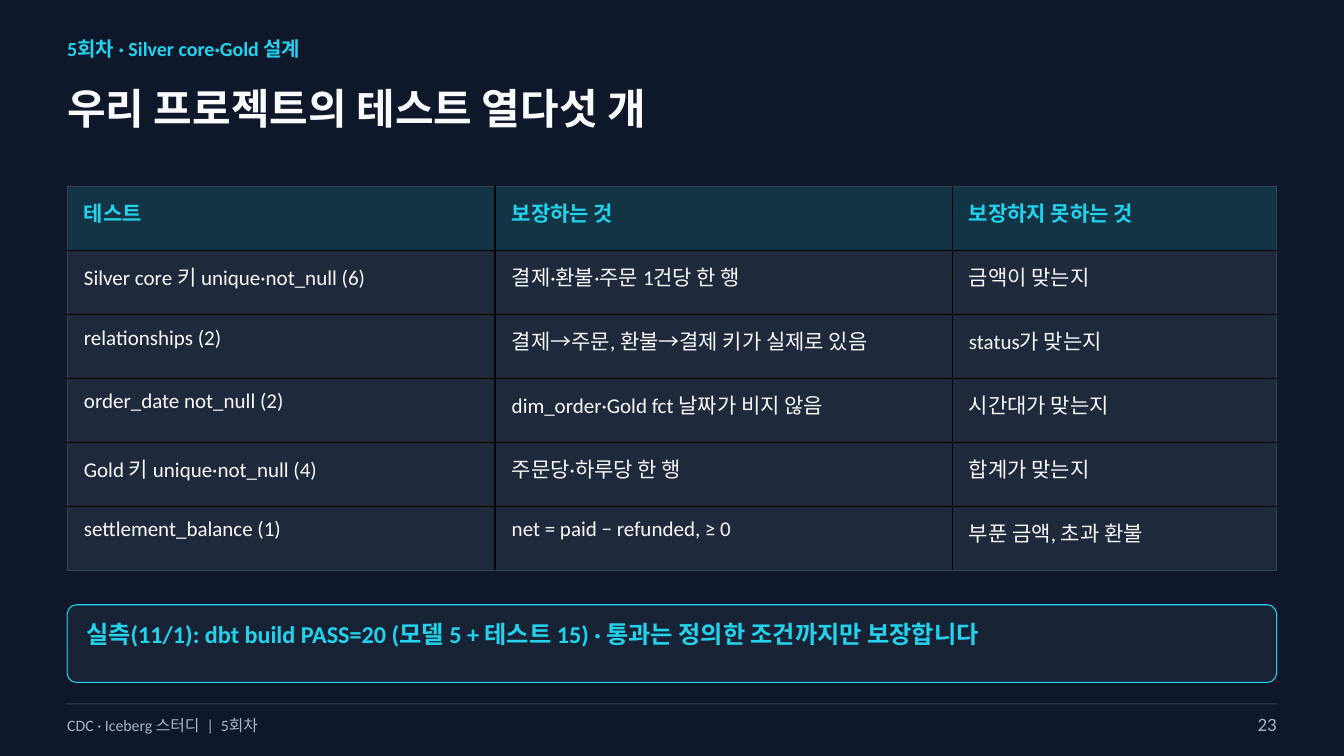
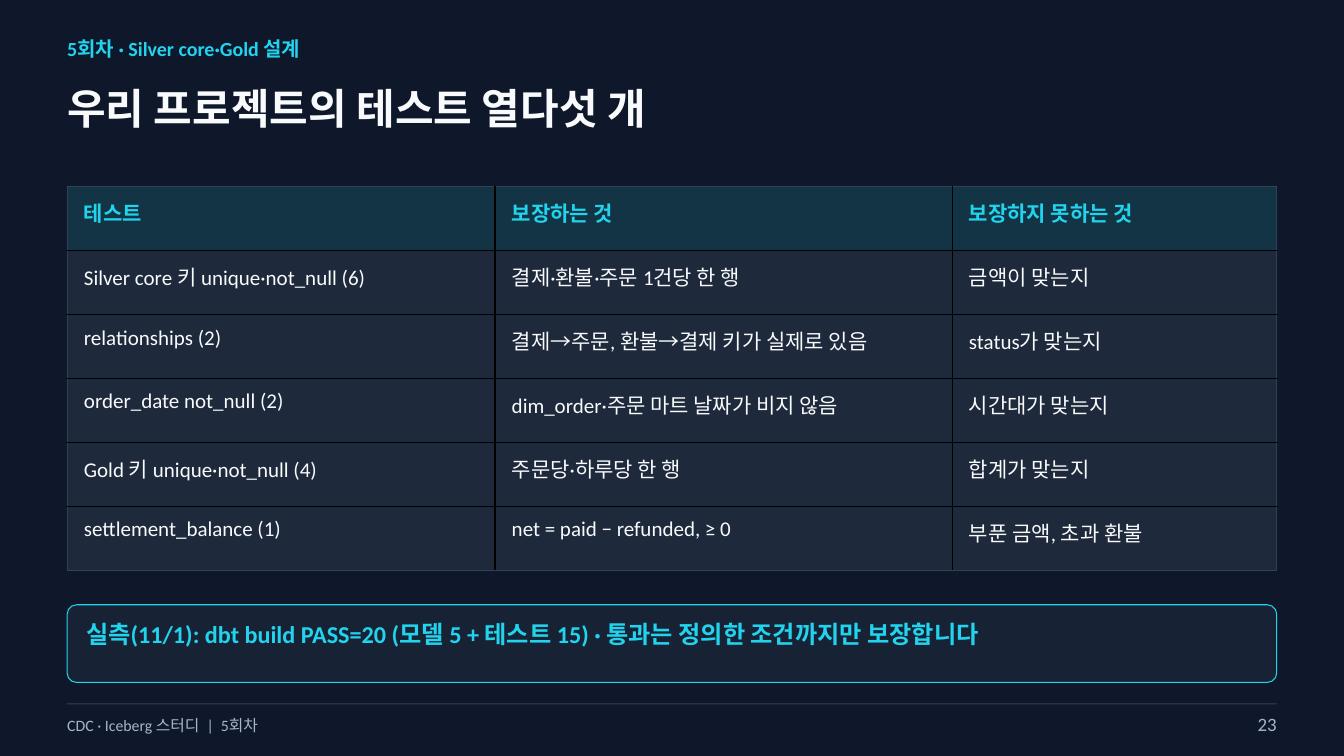
Before and after one commit to kim-dabin/cdc-lakehouse-study, a slide deck: slide 23 of labs/session05/slides/05-session05-student.pptx. Drawn at 1344x756 pixels with LibreOffice and Linux fonts; fonts in the diff are those of the drawing. Boxes give left, top, right and bottom in pixels: in the first picture for what was removed or moved away, otherwise in the second. Text is boxed around its words. In the diff, an @@ line names an element or a change of style, - is before the commit and + after.

```diff
--- a/labs/session05/slides/05-session05-student.pptx
+++ b/labs/session05/slides/05-session05-student.pptx
@@ table at [68, 187, 1277, 646] @@
-row 4, column 2: dim_order·Gold fct 날짜가 비지 않음
+row 4, column 2: dim_order·주문 마트 날짜가 비지 않음
```
Also in this commit, not shown: 8 other slides changed, 1 other file.
